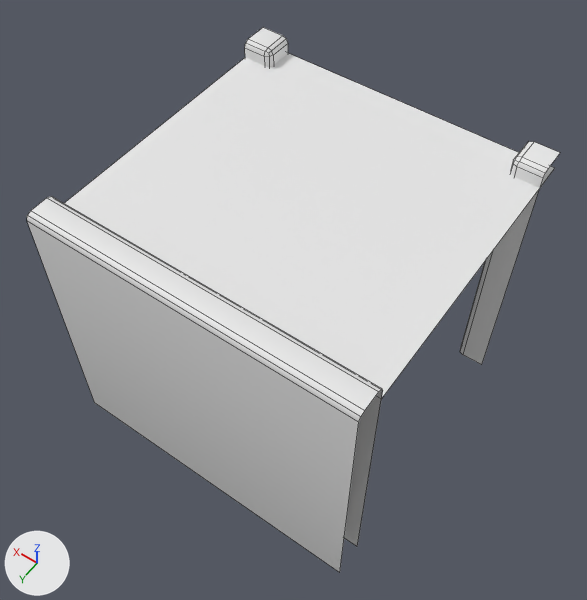
A saved change to the FBX model Assets/000.Eeeeden/00-Fbxs/02-Factory/00-Rail/Rail-Intersection-L.fbx.
Before and after are seen from a 50 mm camera at (-0.883, 1.273, 2.401) aimed at (0.006, 0.027, 0.443). The axes (+X, +Y, +Z) are drawn at lower left. The lights are the same throughout. Mesh edges are drawn as thin lines. Where no turn or scale is listed for an object, it has been applied to the vertices. Vertices at the same position are counted once.

The scene before the commit, as lines of its bpy script (objects in view):
```python
me_rail_intersection_l = bpy.data.meshes.new('Rail-Intersection-L')
me_rail_intersection_l.from_pydata(...)  # 61 vertices, 32 faces; spans x -0.5..0.5, y -0.5..0.5, z 0.0..0.915
ob_rail_intersection_l = bpy.data.objects.new('Rail-Intersection-L', me_rail_intersection_l)
ob_rail_intersection_l.location = (0.0, 0.0, 0.0)
```
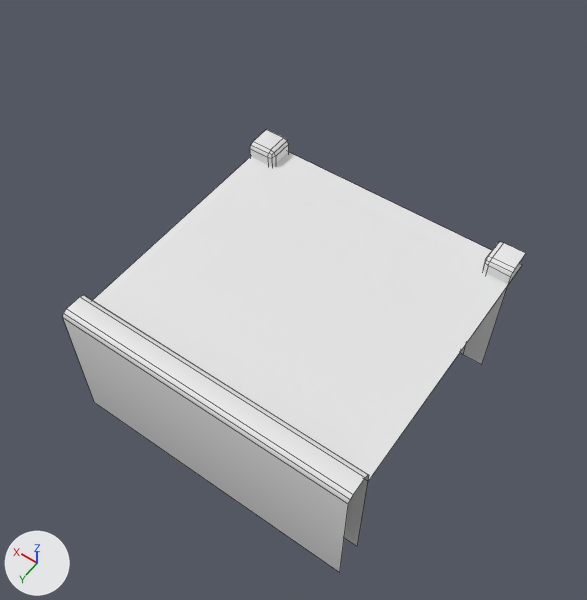
What changed in the scene script:
```text
Change me_rail_intersection_l:
    where me_rail_intersection_l.from_pydata(...)  # 61 vertices, 32 faces; spans x -0.5..0.5, y -0.5..0.5, z 0.0..0.915
    used by ob_rail_intersection_l; location = (0.0, 0.0, 0.0)
    me_rail_intersection_l part 1: the loose piece of 4 vertices spanning x -0.5..0.5, y -0.5..0.404, z 0.859 is moved by (0.0, 0.0, -0.41)
    me_rail_intersection_l part 2: all 14 vertices in x 0.404..0.5, y -0.5..-0.404, z 0.895..0.915 are moved by (0.0, 0.0, -0.41)
    me_rail_intersection_l part 3: all 14 vertices in x -0.5..-0.404, y -0.5..-0.404, z 0.895..0.915 are moved by (0.0, 0.0, -0.41)
    me_rail_intersection_l part 4: all 12 vertices in x -0.5..0.5, y 0.404..0.5, z 0.895..0.915 are moved by (0.0, 0.0, -0.41)
```

Location of each change, [x1, y1, x2, y2] in pixels of the pictures (587 x 600 px; the box of a moved part takes in the faces that stretch with it):
'Rail-Intersection-L', reshaped (13% narrower, 19% shorter): before [27, 27, 560, 572]; after [63, 129, 526, 572]
part 1 of me_rail_intersection_l, moved or reshaped: before [64, 53, 555, 398]; after [93, 152, 522, 481]
part 2 of me_rail_intersection_l, moved or reshaped: before [245, 27, 288, 67]; after [250, 129, 289, 166]
part 3 of me_rail_intersection_l, moved or reshaped: before [460, 141, 560, 365]; after [461, 242, 526, 365]
part 4 of me_rail_intersection_l, moved or reshaped: before [27, 196, 383, 572]; after [63, 295, 369, 572]
